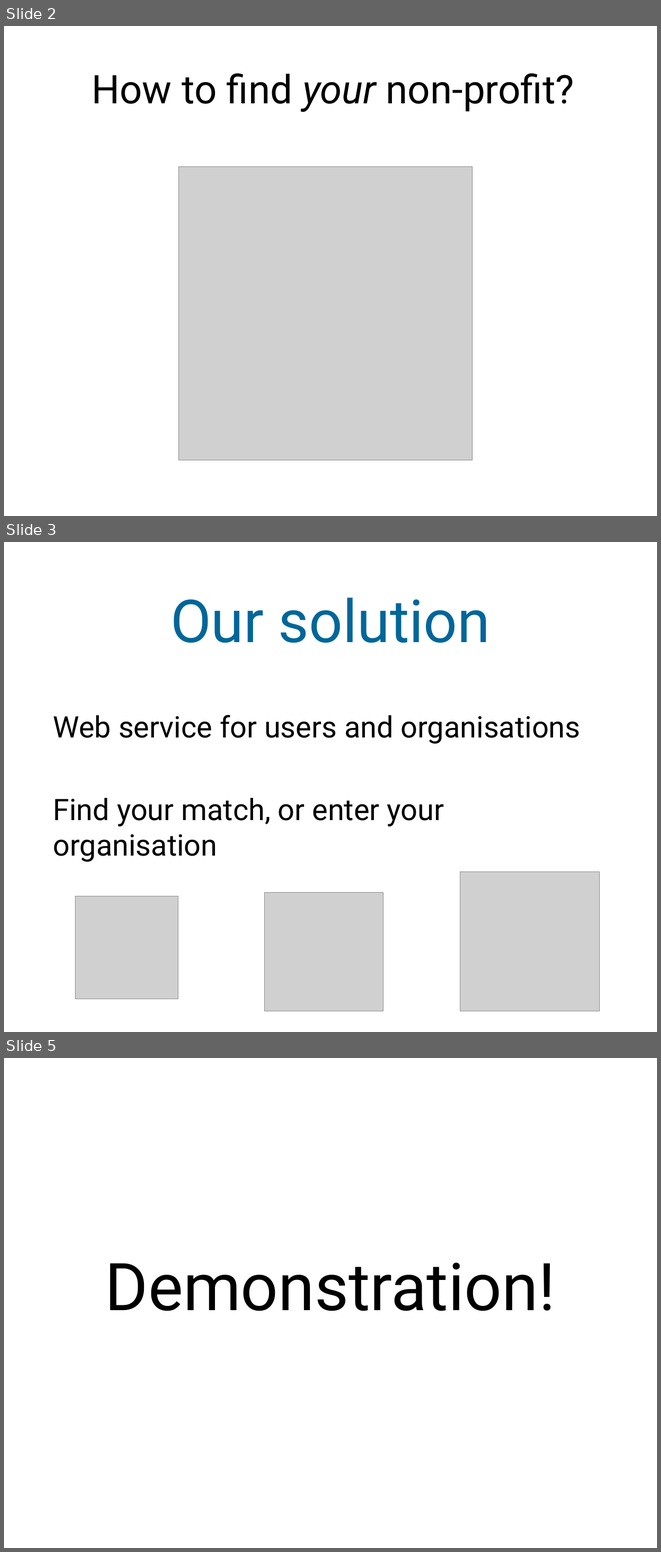
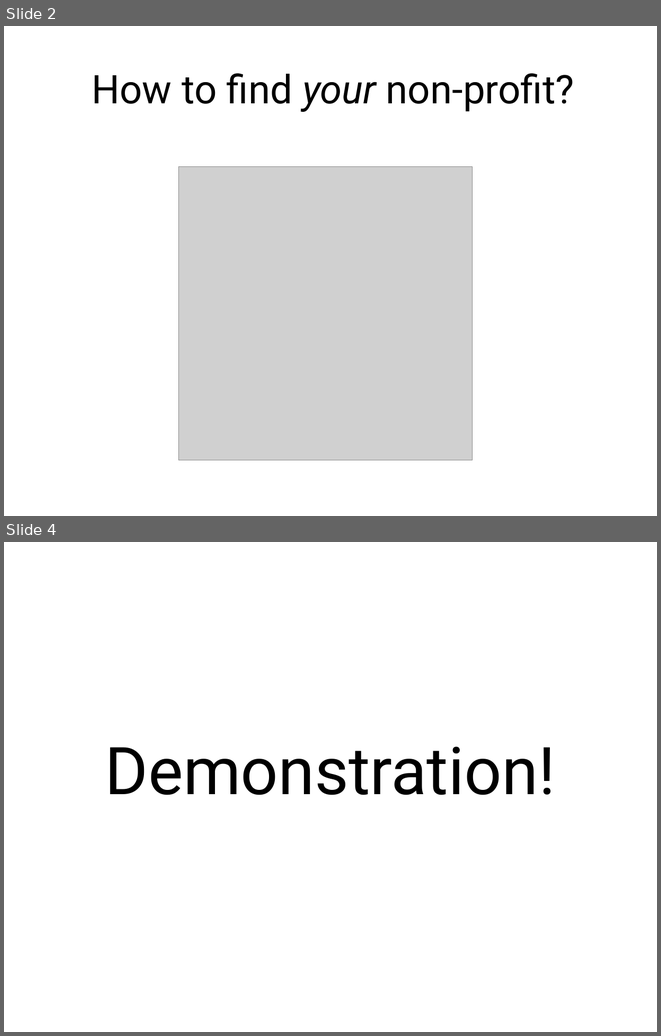
Before and after one commit to Johan37/OpenHack, a slide deck: documents/presentation.odp. Shown one above the other, each under a label of ours: slides 2, 3 and 5 before the commit, slides 2 and 4 after it; the slides between them are not shown. The pictures are 661x1552 and 661x1036 pixels, drawn with LibreOffice and Linux fonts; fonts in the diff are those of the drawing; grey boxes stand for pictures; background and template pictures are left out. Boxes give left, top, right and bottom in pixels: in the first picture for what was removed or moved away, otherwise in the second. Text is boxed around its words. In the diff, an @@ line names an element or a change of style, - is before the commit and + after.

Commit message:
Presentation update

```diff
--- a/documents/presentation.odp
+++ b/documents/presentation.odp
@@ slide 3 removed at box(4, 542, 657, 1032), background #FFFFFF @@
@@ title removed at box(170, 598, 490, 643) @@
-Our solution
@@ text removed at box(53, 715, 581, 862) @@
-Web service for users and organisations
-Find your match, or enter your organisation
@@ picture removed at box(460, 872, 600, 1011) @@
@@ picture removed at box(75, 897, 178, 999) @@
@@ picture removed at box(265, 893, 383, 1011) @@
@@ what was slide 5 is now slide 4 @@
```
Also in this commit, not shown: 1 slide added, 1 other slide removed, 1 other file.
